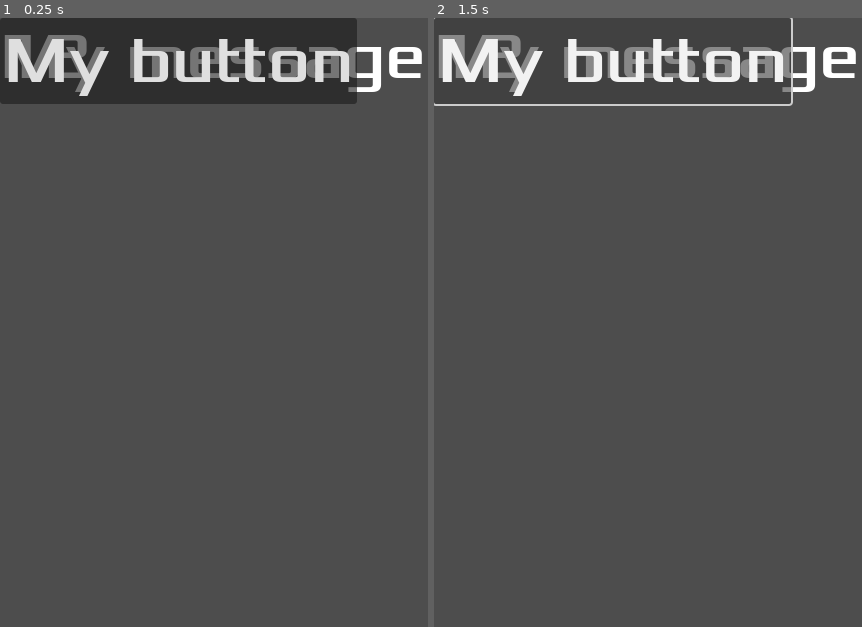
Above: before the commit, frames 1-2 (left to right).
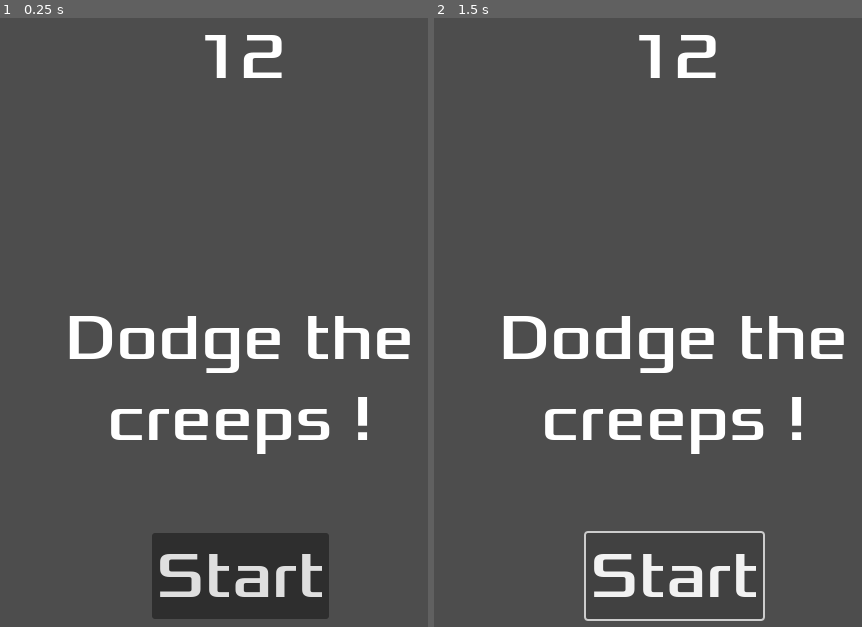
Above: after the commit, the same moments.

Repository: axel-paillaud/first-2d-game
Game: Godot game, scene res://hud.tscn
The game is run twice, just before and just after one commit, with the same random seed, the same clock (stepped at 60 frames per second) and the same inputs. This scene is started directly instead of the project's main scene.
Inputs:
- Up to frame 1 (0.25 s): no input
- Up to frame 2 (1.5 s): click "My button" (after the commit: "Start") at 0.5 s; click "My button" (after the commit: "Start") at 1.25 s

The runs differ from the first frame. In frame 1, 22% of the frame differs, in the area x 0-99%, y 0-99%; in frame 2, 9.9%.

Commit message:
position the UI node score, start button, title

Diff:
--- a/hud.tscn
+++ b/hud.tscn
@@ -5,24 +5,49 @@
 [node name="HUD" type="CanvasLayer"]
 
 [node name="ScoreLabel" type="Label" parent="."]
-offset_right = 40.0
-offset_bottom = 23.0
+anchors_preset = 5
+anchor_left = 0.5
+anchor_right = 0.5
+offset_left = -45.0
+offset_right = 45.0
+offset_bottom = 78.0
+grow_horizontal = 2
 theme_override_fonts/font = ExtResource("1_fhp20")
 theme_override_font_sizes/font_size = 64
 text = "12"
 
 [node name="Message" type="Label" parent="."]
-offset_right = 40.0
-offset_bottom = 23.0
+anchors_preset = 8
+anchor_left = 0.5
+anchor_top = 0.5
+anchor_right = 0.5
+anchor_bottom = 0.5
+offset_left = -240.0
+offset_top = -79.5
+offset_right = 240.0
+offset_bottom = 79.5
+grow_horizontal = 2
+grow_vertical = 2
 theme_override_fonts/font = ExtResource("1_fhp20")
 theme_override_font_sizes/font_size = 64
-text = "My message"
+text = "Dodge the
+creeps !"
+horizontal_alignment = 1
 
 [node name="StartButton" type="Button" parent="."]
-offset_right = 8.0
-offset_bottom = 8.0
+anchors_preset = 7
+anchor_left = 0.5
+anchor_top = 1.0
+anchor_right = 0.5
+anchor_bottom = 1.0
+offset_left = -88.5
+offset_top = -205.0
+offset_right = 88.5
+offset_bottom = -119.0
+grow_horizontal = 2
+grow_vertical = 0
 theme_override_fonts/font = ExtResource("1_fhp20")
 theme_override_font_sizes/font_size = 64
-text = "My button"
+text = "Start"
 
 [node name="MessageTimer" type="Timer" parent="."]
